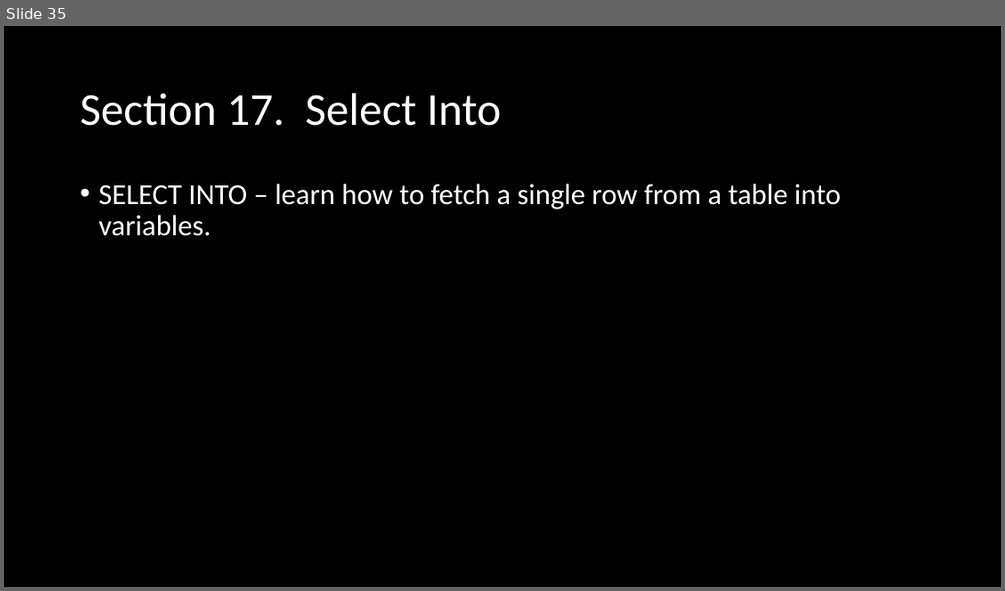
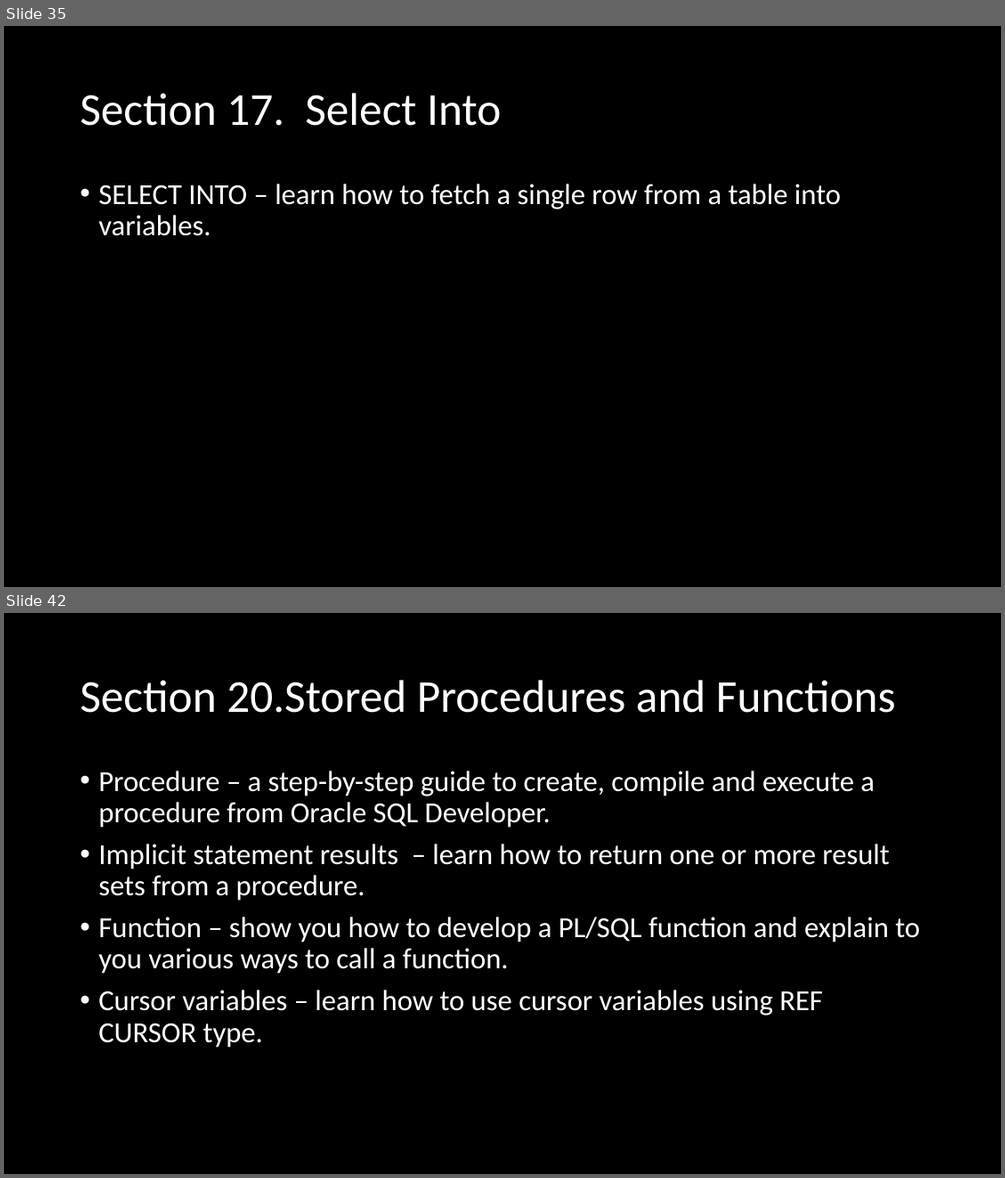
Before and after one commit to vivek-gohil/BharatBank-Oracle, a slide deck: Oracle-Vivek Gohil.pptx. Shown one above the other, each under a label of ours: slide 35 before the commit, slides 35 and 42 after it; the slides between them are not shown. The pictures are 1005x591 and 1005x1178 pixels, drawn with LibreOffice and Linux fonts; fonts in the diff are those of the drawing. Boxes give left, top, right and bottom in pixels: in the first picture for what was removed or moved away, otherwise in the second. Text is boxed around its words. In the diff, an @@ line names an element or a change of style, - is before the commit and + after.

Commit message:
Day 5
PPT + Oracle Tutorials - Detailed

```diff
--- a/Oracle-Vivek Gohil.pptx
+++ b/Oracle-Vivek Gohil.pptx
@@ slide 42 added at (4,613,1001,1174), background #000000 @@
@@ title added at (80,680,896,713), 44 pt, text #FFFFFF @@
+Section 20.Stored Procedures and Functions
@@ text added at (98,771,920,1047), 28 pt, text #FFFFFF @@
+• Procedure – a step-by-step guide to create, compile and execute a procedure from Oracle SQL Developer.
+• Implicit statement results – learn how to return one or more result sets from a procedure.
+• Function – show you how to develop a PL/SQL function and explain to you various ways to call a function.
+• Cursor variables – learn how to use cursor variables using REF CURSOR type.
```
Also in this commit, not shown: 2 slides changed, 5 other slides added, 1 other file.
